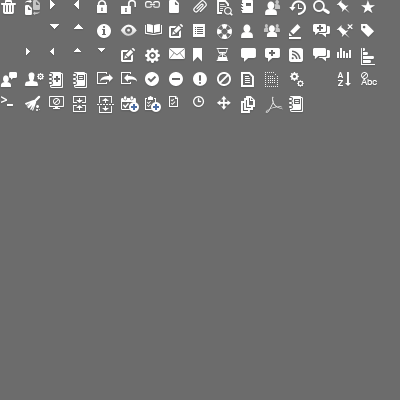
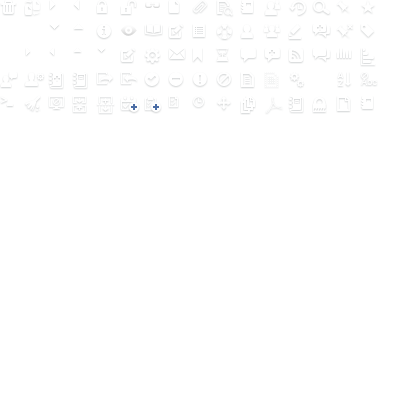
Layered file, before and after one edit (400 × 400). Changes by layer:
painted on "banned" over (57, 98, 60, 105)
added layer "my wiki" (2nd of 2) above "publish copy 13" over (361, 96, 373, 109)
added layer "publish copy 13" above "permission copy 7" over (337, 96, 350, 111)
added layer "permission copy 7" above "Layer 1" over (313, 96, 326, 112)
hid "Layer 1" over (0, 0, 400, 400)
